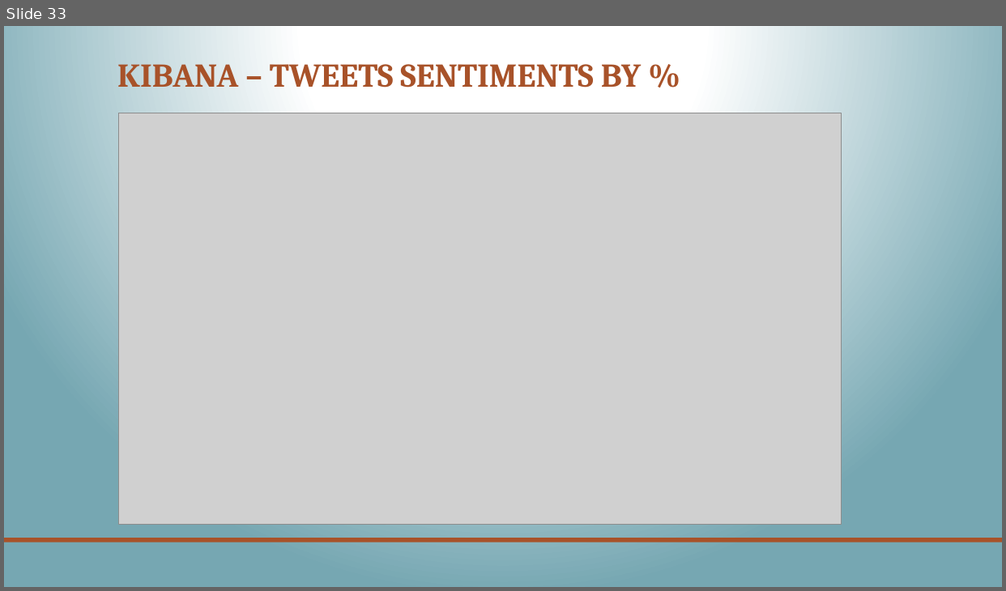
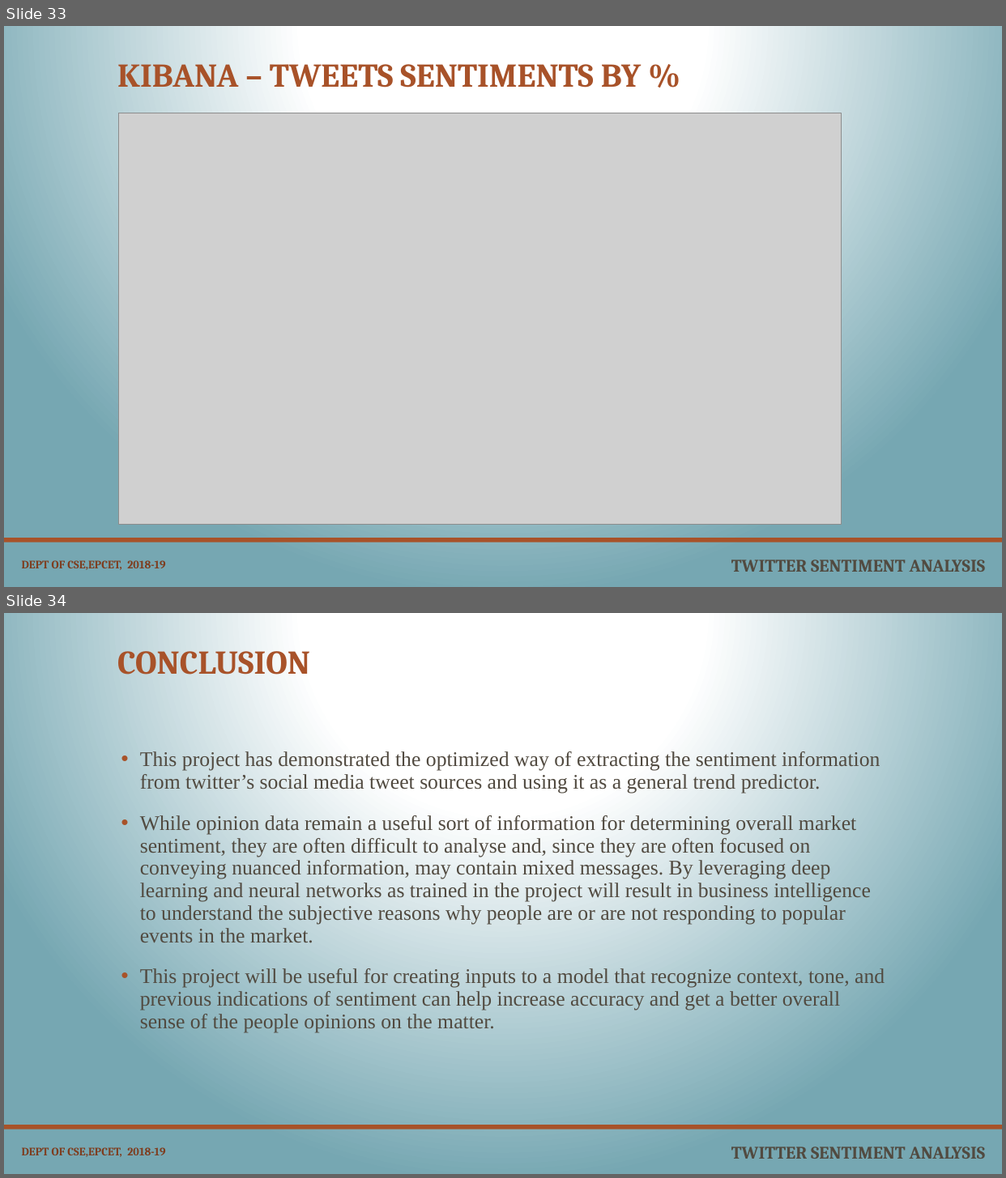
Before and after one commit to deepaindia/twitter-analysis, a slide deck: Presentation/SentimentAnalysis.pptx. Shown one above the other, each under a label of ours: slide 33 before the commit, slides 33 and 34 after it. The pictures are 1006x591 and 1006x1178 pixels, drawn with LibreOffice and Linux fonts; fonts in the diff are those of the drawing; grey boxes stand for pictures. Boxes give left, top, right and bottom in pixels: in the first picture for what was removed or moved away, otherwise in the second. Text is boxed around its words. In the diff, an @@ line names an element or a change of style, - is before the commit and + after.

```diff
--- a/Presentation/SentimentAnalysis.pptx
+++ b/Presentation/SentimentAnalysis.pptx
@@ slide 34 added at [4, 613, 1002, 1174], background gradient #FFFFFF to #76A7B2; not listed: 1 template element that a slide beside it also shows @@
@@ title added at [117, 644, 310, 682], 32 pt, text #A85229, bold @@
+CONCLUSION
@@ text added at [140, 752, 884, 1033], 20 pt, text #514A40 @@
+• This project has demonstrated the optimized way of extracting the sentiment information from twitter’s social media tweet sources and using it as a general trend predictor.
+• While opinion data remain a useful sort of information for determining overall market sentiment, they are often difficult to analyse and, since they are often focused on conveying nuanced information, may contain mixed messages. By leveraging deep learning and neural networks as trained in the project will result in business intelligence to understand the subjective reasons why people are or are not responding to popular events in the market.
+• This project will be useful for creating inputs to a model that recognize context, tone, and previous indications of sentiment can help increase accuracy and get a better overall sense of the people opinions on the matter.
@@ text added at [731, 1147, 986, 1159], 17 pt, text #514A40, bold @@
+TWITTER SENTIMENT ANALYSIS
@@ text added at [22, 1148, 165, 1157], 11 pt, text #7E3E1F, bold @@
+DEPT OF CSE,EPCET, 2018-19
@@ slide 33 changed as well @@
@@ text added at [731, 560, 986, 572], 17 pt, text #514A40, bold @@
+TWITTER SENTIMENT ANALYSIS
@@ text added at [22, 561, 165, 570], 11 pt, text #7E3E1F, bold @@
+DEPT OF CSE,EPCET, 2018-19
```
Also in this commit, not shown: 32 other slides changed, 1 other file.
